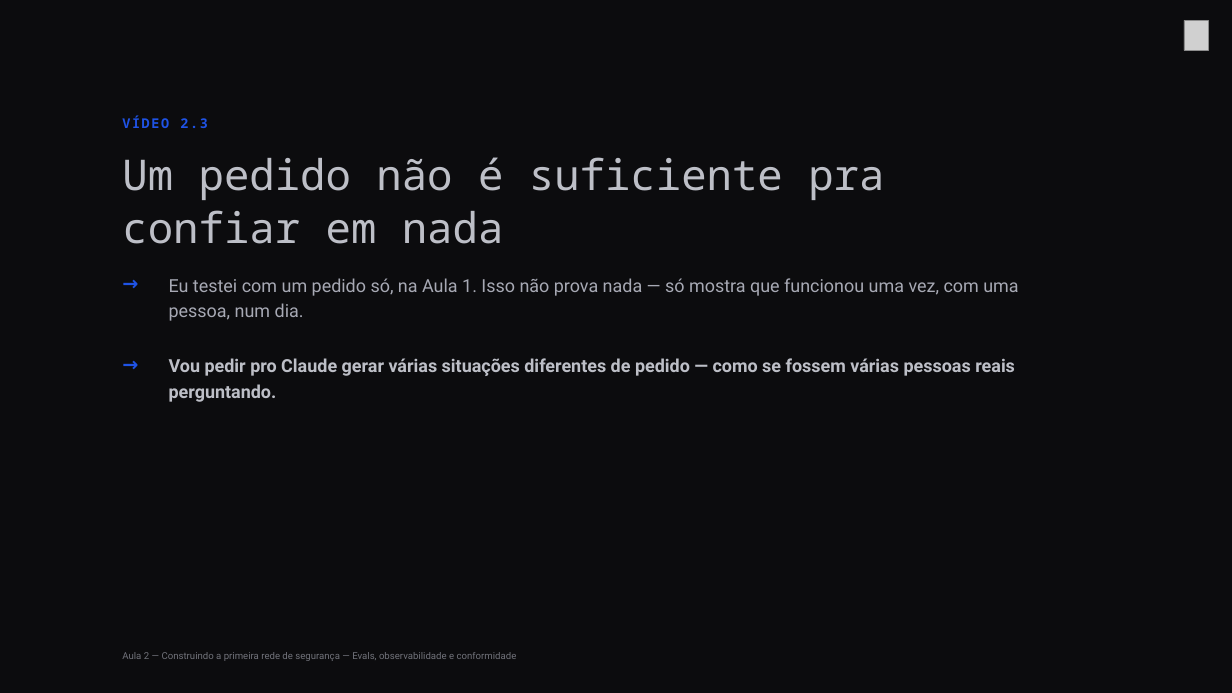
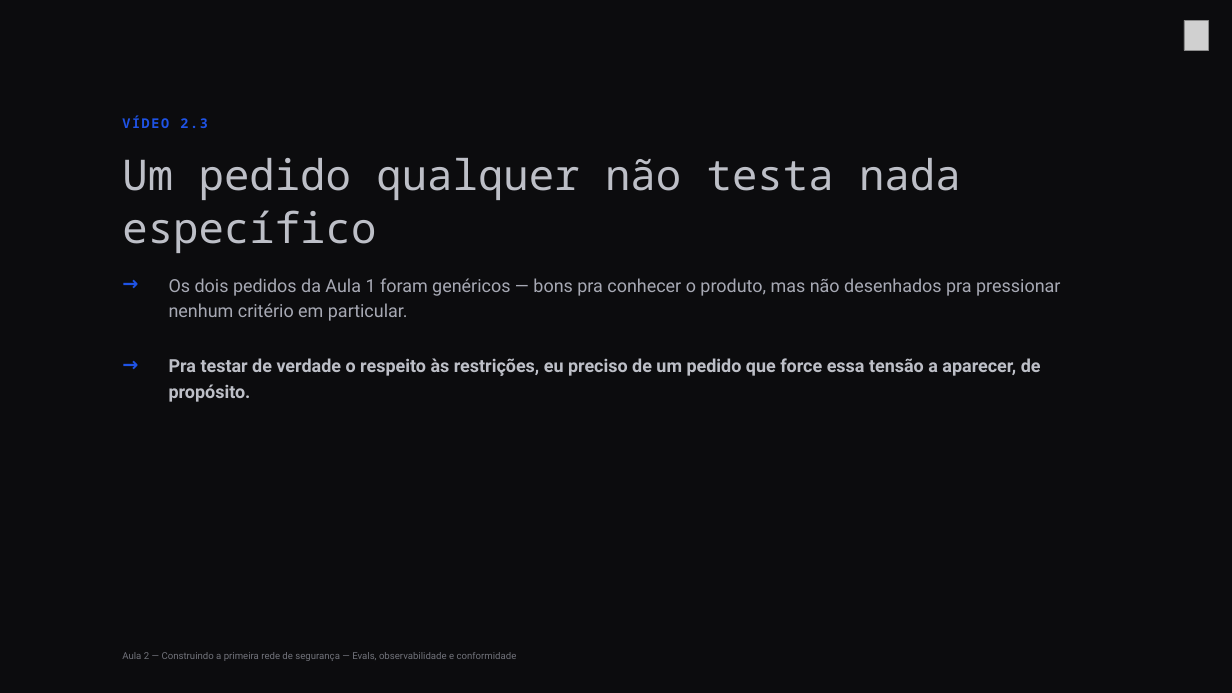
Before and after one commit to Djegao/alura-produto-ficticio, a slide deck: slide 9 of slides/aula2-alura.pptx. Drawn at 1232x693 pixels with LibreOffice and Linux fonts; fonts in the diff are those of the drawing; grey boxes stand for pictures; background and template pictures are left out. Boxes give left, top, right and bottom in pixels: in the first picture for what was removed or moved away, otherwise in the second. Text is boxed around its words. In the diff, an @@ line names an element or a change of style, - is before the commit and + after.

```diff
--- a/slides/aula2-alura.pptx
+++ b/slides/aula2-alura.pptx
@@ text at <box>122,158,961,253</box>: text changed @@
-Um pedido não é suficiente pra confiar em nada
+Um pedido qualquer não testa nada específico
@@ text at <box>169,278,1060,321</box>: text changed @@
-Eu testei com um pedido só, na Aula 1. Isso não prova nada — só mostra que funcionou uma vez, com uma pessoa, num dia.
+Os dois pedidos da Aula 1 foram genéricos — bons pra conhecer o produto, mas não desenhados pra pressionar nenhum critério em particular.
@@ text at <box>169,358,1041,402</box>: text changed @@
-Vou pedir pro Claude gerar várias situações diferentes de pedido — como se fossem várias pessoas reais perguntando.
+Pra testar de verdade o respeito às restrições, eu preciso de um pedido que force essa tensão a aparecer, de propósito.
```
Also in this commit, not shown: 3 other slides changed, 6 other files.
